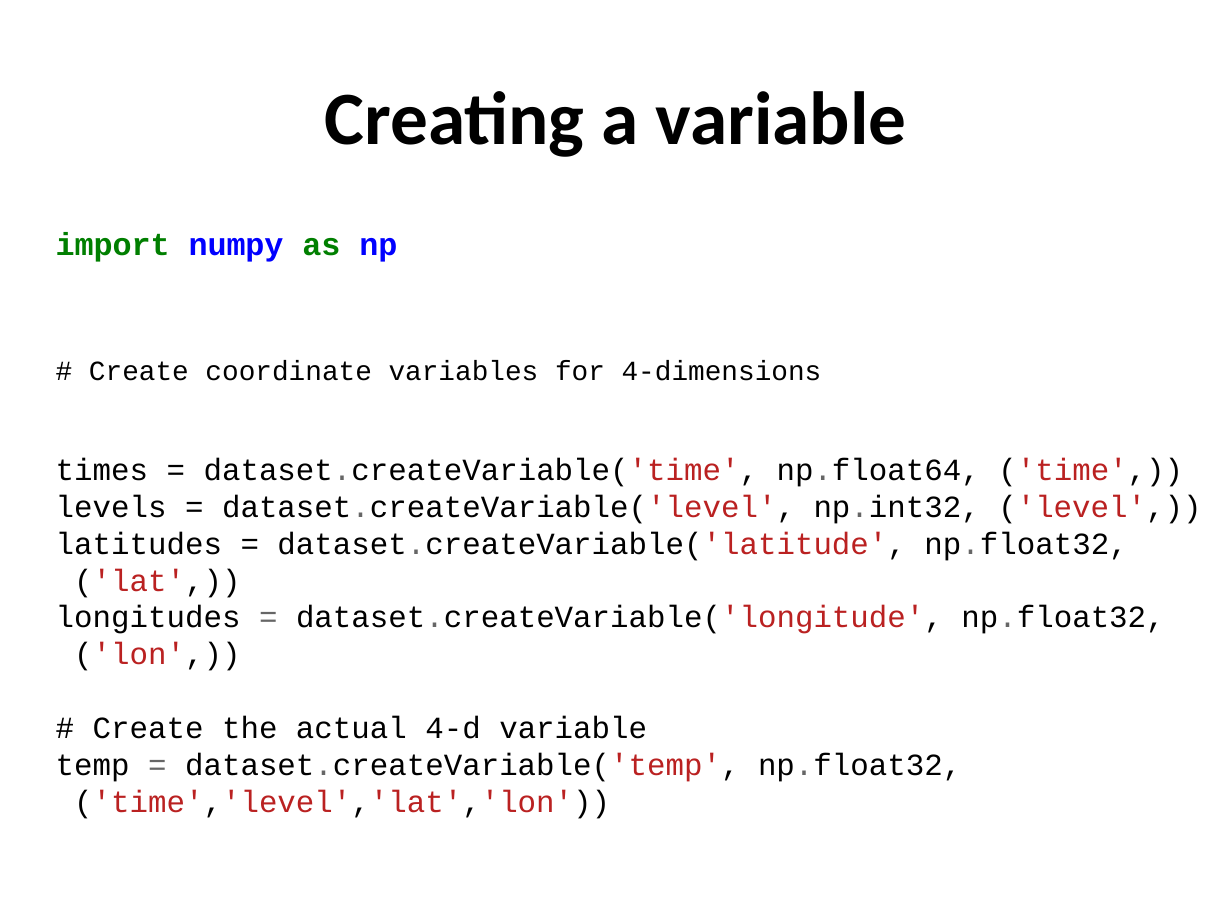
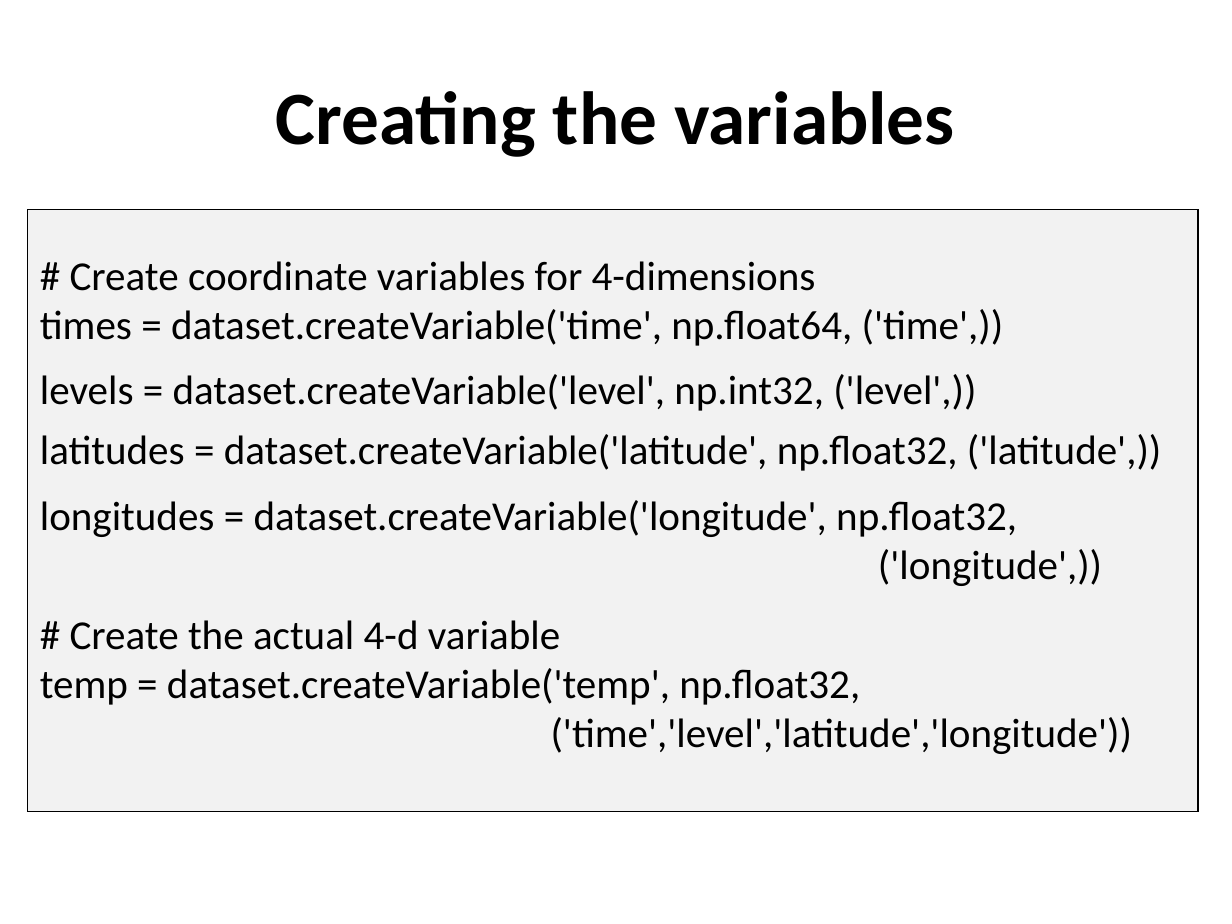
Before and after one commit to ncasuk/ncas-isc, a slide deck: slide 8 of python/presentations/read_write_data/11_create_netcdf_python.ppt (slide 9 before the commit). Drawn at 1232x924 pixels with LibreOffice and Linux fonts; fonts in the diff are those of the drawing; background and template pictures are left out. Boxes give left, top, right and bottom in pixels: in the first picture for what was removed or moved away, otherwise in the second. Text is boxed around its words. In the diff, an @@ line names an element or a change of style, - is before the commit and + after.

```diff
--- a/python/presentations/read_write_data/11_create_netcdf_python.ppt
+++ b/python/presentations/read_write_data/11_create_netcdf_python.ppt
@@ text at box(276, 91, 955, 157): text changed @@
-Creating a variable
+Creating the variables
@@ rectangle "# Create coordinate variables for ...": place and size @@
-rectangle "# Create coordinate variables for ..." at box(56, 232, 1201, 819)
+rectangle "# Create coordinate variables for ..." at box(28, 209, 1199, 812)
@@ rectangle "# Create coordinate variables for ..." at box(28, 209, 1199, 812): fill none to #F2F2F2; outline none to #000000 0.74 pt @@
@@ text in rectangle at box(56, 232, 397, 262): paragraph removed @@
-import numpy as np
@@ text in rectangle at box(40, 261, 1004, 650): size 28 to 24 pt, now on the baseline in "# Create coordinate variables for 4-dimensions"; font Courier New to Calibri in "# Create coordinate variables for 4-dimensions", "times = dataset.createVariable('time', np.float64, ('time',) ...", "levels = dataset.createVariable('level', np.int32, ('level', ...", "# Create the actual 4-d variable"; size 18 to 24 pt in "times = dataset.createVariable('time', np.float64, ('time',) ...", "levels = dataset.createVariable('level', np.int32, ('level', ...", "# Create the actual 4-d variable"; text colour #666666 to #000000 in "dataset.createVariable('time', np.float64,", "dataset.createVariable('level', np.int32,"; text colour #BA2121 to #000000 in "dataset.createVariable('time', ('time',))", "dataset.createVariable('level', ('level',))" @@
@@ text in rectangle at box(40, 434, 1161, 586): text changed; size 18 to 24 pt; font Courier New to Calibri @@
-latitudes = dataset.createVariable('latitude', np.float32,
-('lat',))
-longitudes = dataset.createVariable('longitude', np.float32,
-('lon',))
+latitudes = dataset.createVariable('latitude', np.float32, ('latitude',))
+longitudes = dataset.createVariable('longitude', np.float32,
+('longitude',))
@@ text in rectangle at box(40, 668, 1133, 754): text changed; size 18 to 24 pt; font Courier New to Calibri @@
-temp = dataset.createVariable('temp', np.float32,
-('time','level','lat','lon'))
+temp = dataset.createVariable('temp', np.float32,
+('time','level','latitude','longitude'))
```
Also in this commit, not shown: 17 other slides changed, 3 slides added, 4 slides removed, 3 other files.
